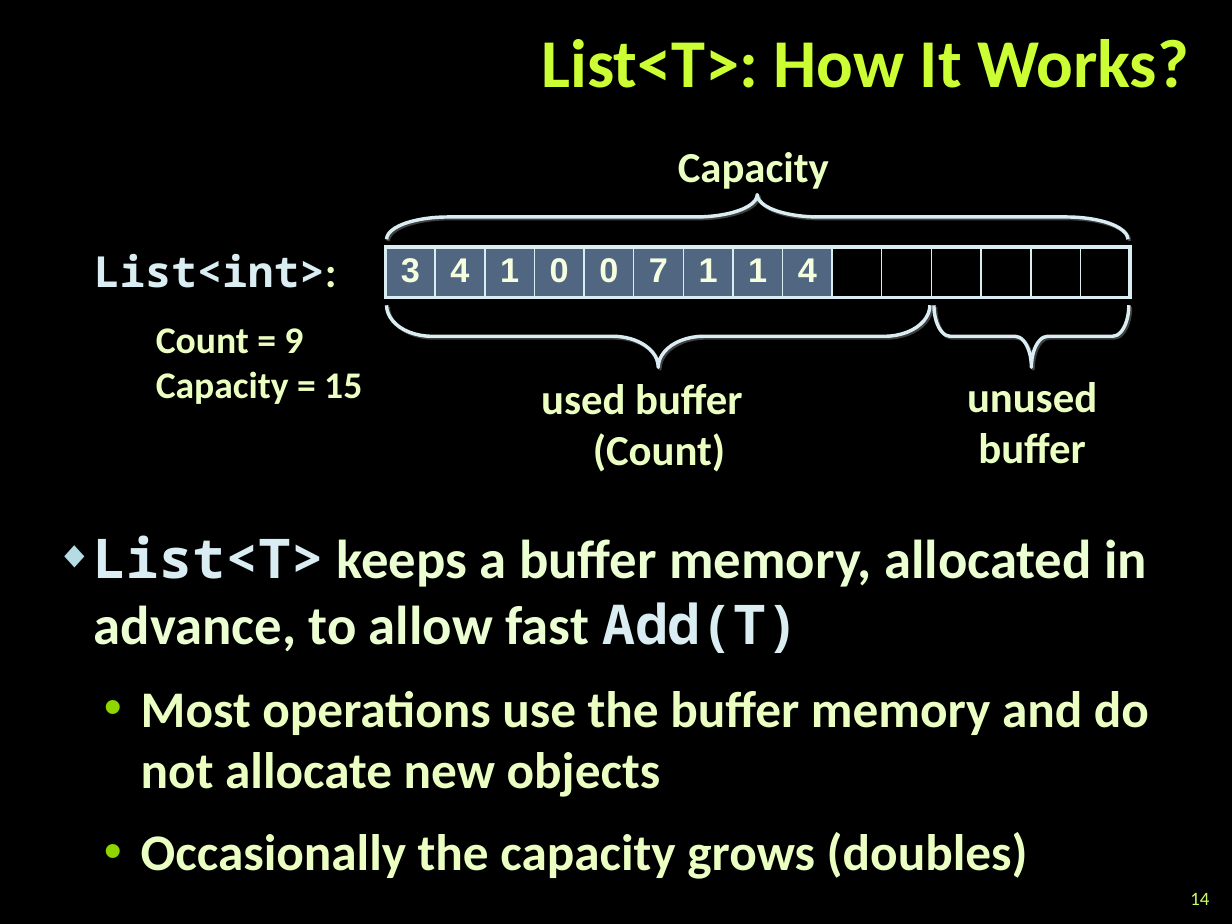
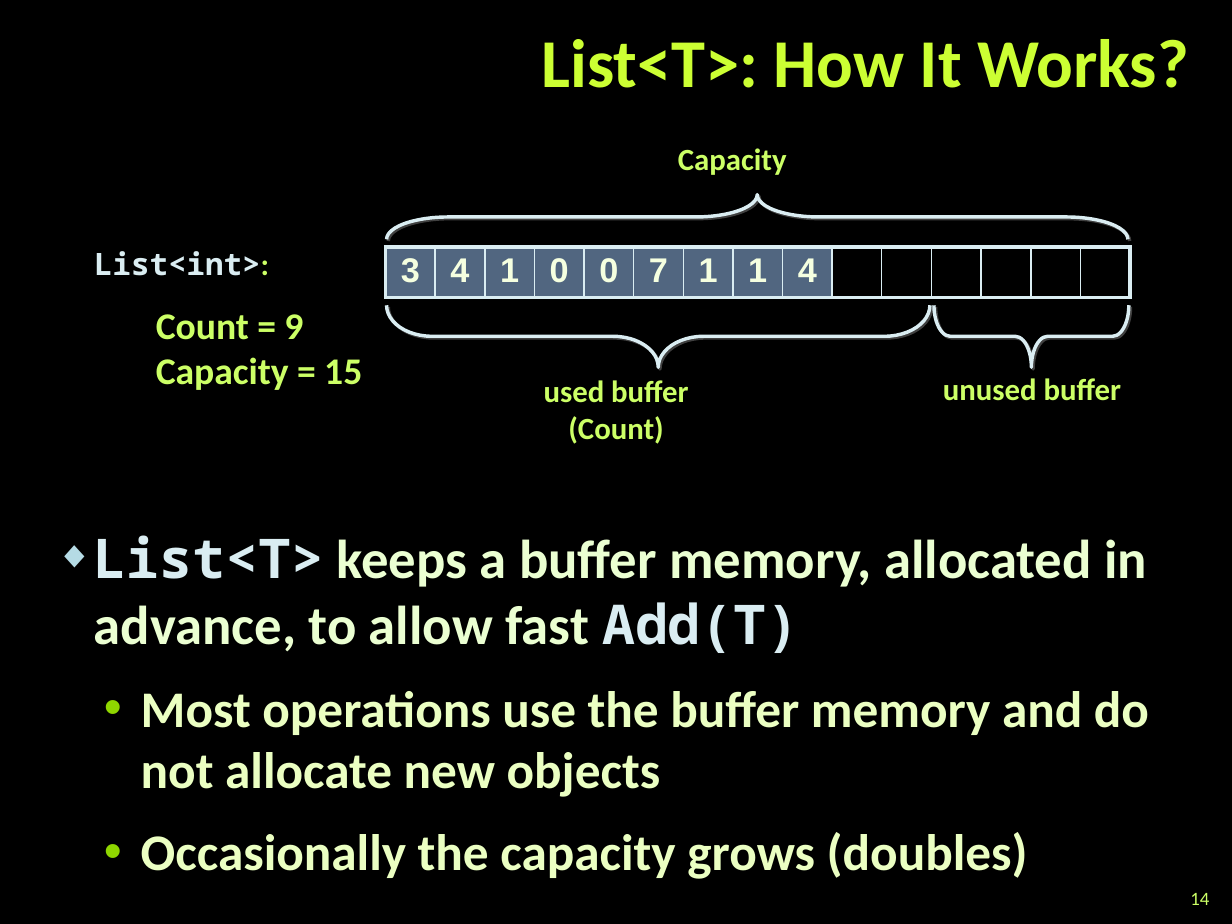
Before and after one commit to martin-nikolov/Telerik-Academy, a slide deck: slide 14 of Programming with C#/5. C# Data Structures and Algorithms/02. Linear Data Structures/Linear-Data-Structures.pptx. Drawn at 1232x924 pixels with LibreOffice and Linux fonts; fonts in the diff are those of the drawing; background and template pictures are left out. Boxes give left, top, right and bottom in pixels: in the first picture for what was removed or moved away, otherwise in the second. Text is boxed around its words. In the diff, an @@ line names an element or a change of style, - is before the commit and + after.

```diff
--- a/Programming with C#/5. C# Data Structures and Algorithms/02. Linear Data Structures/Linear-Data-Structures.pptx
+++ b/Programming with C#/5. C# Data Structures and Algorithms/02. Linear Data Structures/Linear-Data-Structures.pptx
@@ text "Capacity" at (678,148,787,175): size 25 to 18 pt, text colour #EBFFC2 to #CCFF66 @@
@@ text "List<int>:" at (94,251,362,390): size 25 to 18 pt in "List<int>:"; text colour #EBFFC2 to #CCFF66 in "List<int>:", "Count = 9", "Capacity = 15" @@
@@ text "used buffer" at (544,380,688,444): size 25 to 18 pt, text colour #EBFFC2 to #CCFF66; alignment left to centre @@
@@ text "unused buffer" at (943,378,1121,401): size 25 to 18 pt, text colour #EBFFC2 to #CCFF66 @@
```
Also in this commit, not shown: 20 other slides changed, 4 other files.
